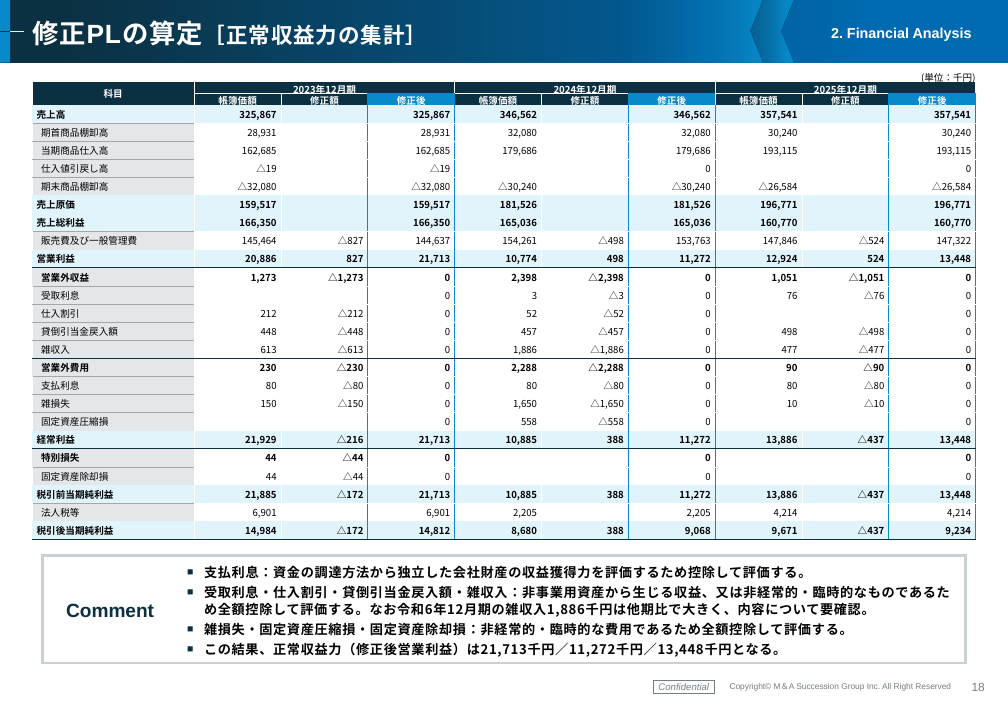
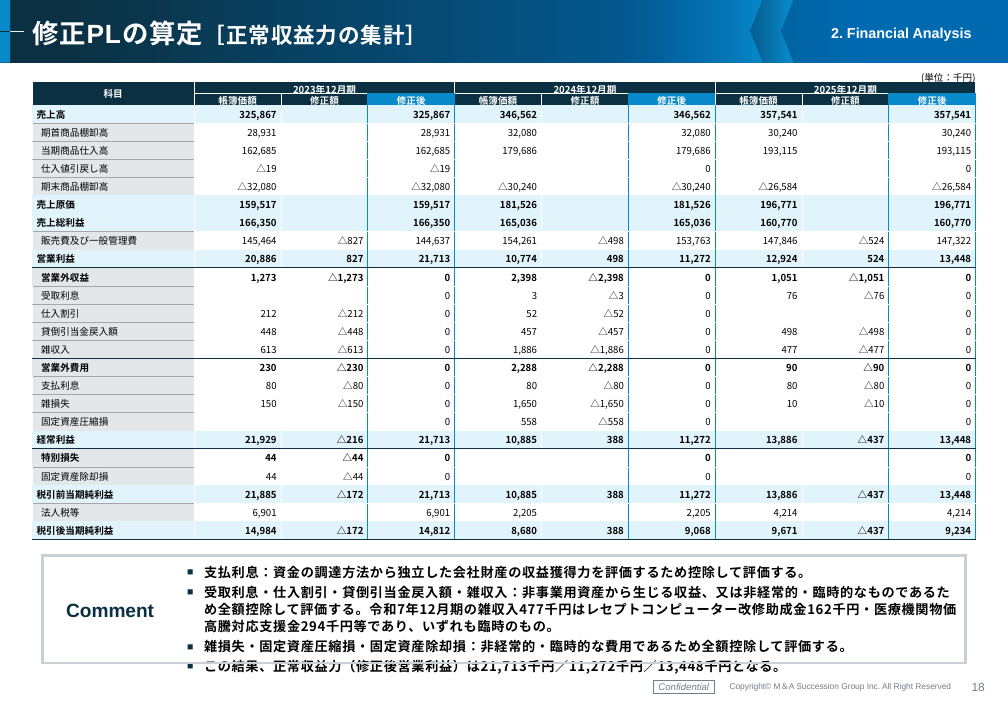
Before and after one commit to keisuketagaito/github-1st, a slide deck: slide 18 of 株式会社ミドリメディカル/株式会社ミドリメディカル_Valuation_Report_260819.pptx. Drawn at 1008x713 pixels with LibreOffice and Linux fonts; fonts in the diff are those of the drawing; background and template pictures are left out. Boxes give left, top, right and bottom in pixels: in the first picture for what was removed or moved away, otherwise in the second. Text is boxed around its words. In the diff, an @@ line names an element or a change of style, - is before the commit and + after.

```diff
--- a/株式会社ミドリメディカル/株式会社ミドリメディカル_Valuation_Report_260819.pptx
+++ b/株式会社ミドリメディカル/株式会社ミドリメディカル_Valuation_Report_260819.pptx
@@ text at [204,585,956,633]: text changed @@
-■ 受取利息・仕入割引・貸倒引当金戻入額・雑収入：非事業用資産から生じる収益、又は非経常的・臨時的なものであるため全額控除して評価する。なお令和6年12月期の雑収入1,886千円は他期比で大きく、内容について要確認。
+■ 受取利息・仕入割引・貸倒引当金戻入額・雑収入：非事業用資産から生じる収益、又は非経常的・臨時的なものであるため全額控除して評価する。令和7年12月期の雑収入477千円はレセプトコンピューター改修助成金162千円・医療機関物価高騰対応支援金294千円等であり、いずれも臨時のもの。
```
Also in this commit, not shown: 8 other slides changed, 2 other files.
